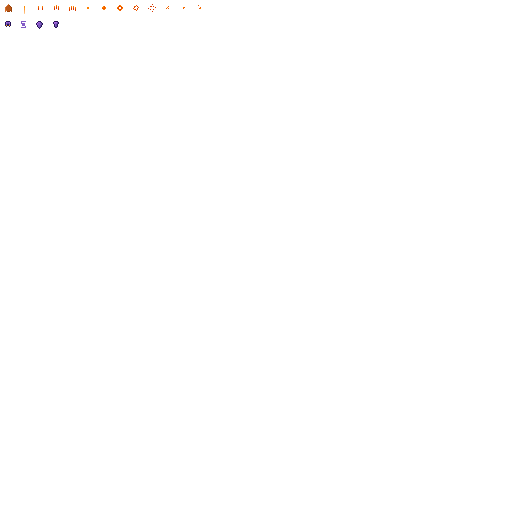
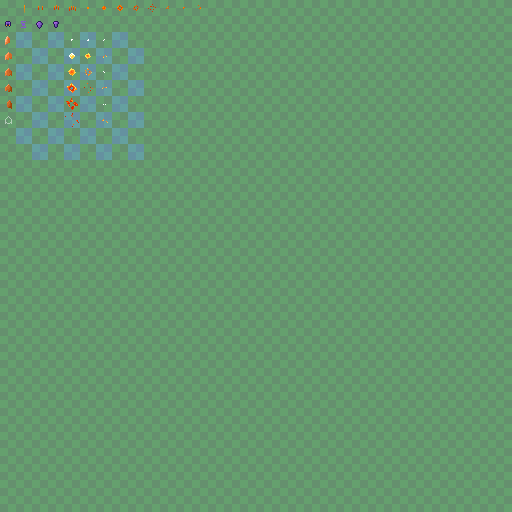
Two versions of the same layered image (512x512). Layer-by-layer changes:
added layer "Pasted Layer #1" above "palettes" over [65, 39, 108, 127]
added layer "Pasted Layer" (50%) above "Layer #3" over [5, 116, 12, 124]
added layer "Layer #3" above "Layer #1" over [5, 36, 12, 109]
painted on "Layer #1" over [5, 4, 25, 14]
showed "Layer", opacity 20% → 23%, painted on it over [0, 0, 512, 512]
showed "Layer #2", painted on it over [0, 0, 512, 512]
